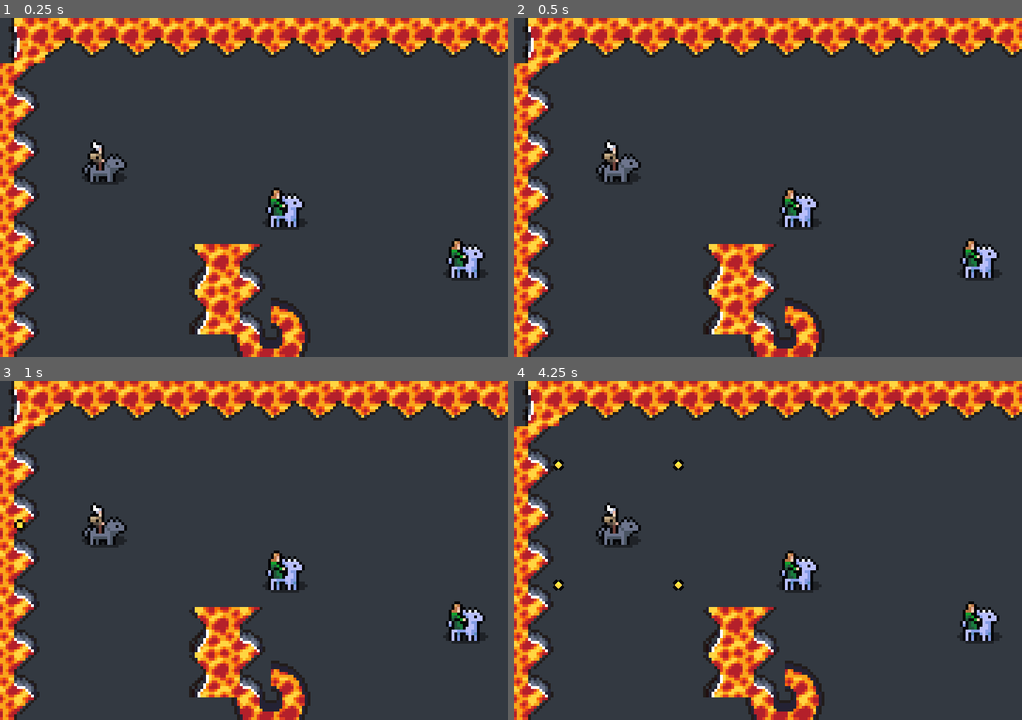
Above: before the commit, frames 1-4 (two rows, left to right).
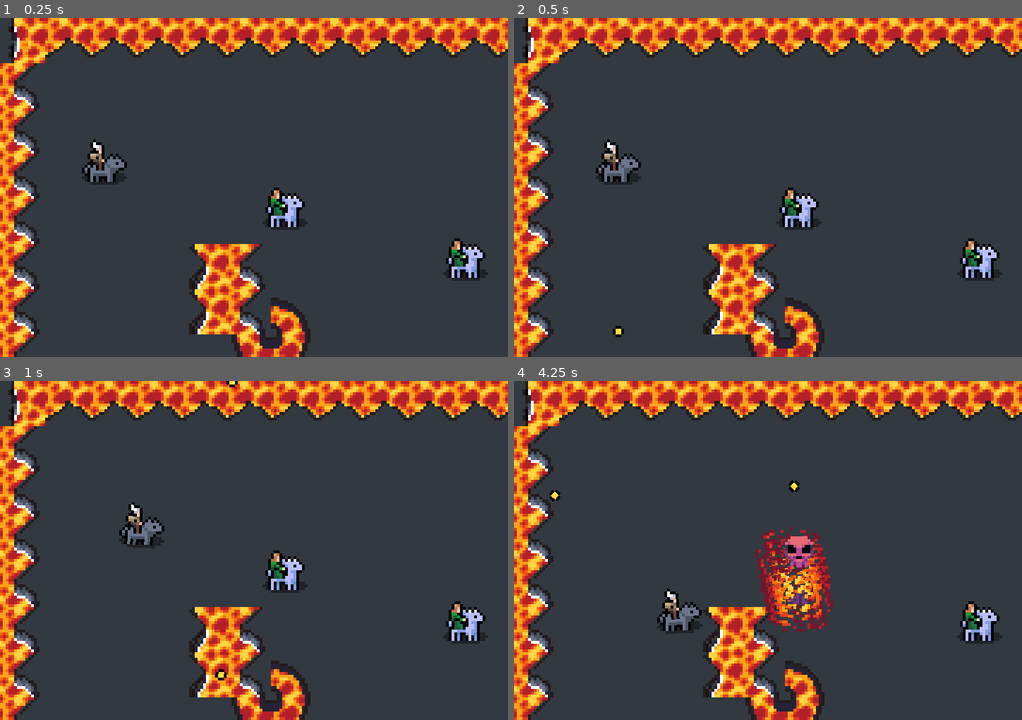
Above: after the commit, the same moments.

Repository: Snayff/not_quite_paradise4
Game: Godot game, scene res://world.tscn
Two runs of this game, one before a commit and one after it. Both use one fixed random seed, a clock stepped at 60 frames per second and the inputs below.
Inputs (mouse positions are in pixels of both pictures, inside the frame that each line leads up to):
- Up to frame 1 (0.25 s): no input
- Up to frame 2 (0.5 s): no input
- Up to frame 3 (1 s): tap Enter at 0.5 s; move the mouse to (365, 533) at 0.52 s; click (365, 533) at 0.67 s
- Up to frame 4 (4.25 s): drag from (666, 567) to (559, 465) at 1.27 s; move the mouse to (818, 475) at 2.02 s; click (818, 475) at 2.17 s; drag from (742, 618) to (559, 584) at 2.77 s; move the mouse to (920, 601) at 3.52 s; click (920, 601) at 3.67 s

Frame 1 is identical in both runs. In frame 2, less than 0.1% of the frame differs, in the area x 19-22%, y 90-95%; in frame 3, 1.6%; in frame 4, 4.7%, in the area x 6-63%, y 23-75%.

Commit message:
added player movement

Diff:
--- a/scenes/abcs/combat_active.gd
+++ b/scenes/abcs/combat_active.gd
@@ -28,7 +28,7 @@
 
 @export_category("Travel")
 @export var _delivery_method: Constants.EFFECT_DELIVERY_METHOD  ## how the active's effects are delivered
-@export var _travel_range: int
+@export var _travel_range: int  #FIXME: this isnt helpful for designing orbitals
 
 @export_category("Misc")
 @export var is_active: bool = true  ## whether the CombatActive is functioning or not
@@ -76,8 +76,9 @@
 	elif _delivery_method == Constants.EFFECT_DELIVERY_METHOD.orbital:
 		if _orbiter is ProjectileOrbiterComponent:
 			var projectile = _create_orbital()
-			projectile.died.connect(_orbiter.remove_projectile.bind(projectile))
-			_orbiter.add_projectile(projectile)
+			if projectile != null:
+				projectile.died.connect(_orbiter.remove_projectile.bind(projectile))
+				_orbiter.add_projectile(projectile)
 
 		else:
 			push_error("CombatActive: `_projectile_position` not defined.")
@@ -94,15 +95,21 @@
 
 	return projectile
 
+## creates an orbital projectile in the _orbiter component.
+##
+## returns null if could not create, e.g. if already at max orbitals
 func _create_orbital()  -> VisualProjectile:
-	var projectile: VisualProjectile = _projectile_spawner.spawn_scene(_creator.global_position, _orbiter)
-	projectile.set_travel_range(_travel_range)
-	#projectile.set_target(target_actor, target_position)  # give both, blank one will be ignored
-	projectile.set_interaction_info(_allegiance.team, _valid_targets)
-	projectile.hit_valid_target.connect(_effect_chain.on_hit)
-	projectile.update_collisions()
+	if not _orbiter.has_max_projectiles:
+		# FIXME: collisions caused by orbitals seem to happen a shortwhile after they actually hit
+		var projectile: VisualProjectile = _projectile_spawner.spawn_scene(_creator.global_position, _orbiter)
+		projectile.set_travel_range(_travel_range)
+		projectile.set_interaction_info(_allegiance.team, _valid_targets)
+		projectile.hit_valid_target.connect(_effect_chain.on_hit)
+		projectile.update_collisions()
 
-	return projectile
+		return projectile
+	else:
+		return null
 
 
 func set_target_actor(actor: CombatActor) -> void:
@@ -111,6 +118,7 @@
 		_cooldown_timer.timeout.connect(cast)
 		target_actor.died.connect(set_target_actor.bind(null))
 	else:
-		# if no target then keep cooldown going but dont connect to the cast
-		_cooldown_timer.timeout.disconnect(cast)
+		if _cooldown_timer.is_connected("timeout", cast):
+			# if no target then keep cooldown going but dont connect to the cast
+			_cooldown_timer.timeout.disconnect(cast)
 #endregion
--- a/scenes/abcs/combat_actor.gd
+++ b/scenes/abcs/combat_actor.gd
@@ -14,7 +14,7 @@
 @onready var allegiance: Allegiance = %Allegiance
 @onready var _damage_numbers: PopUpNumbers = %DamageNumbers
 @onready var _death_trigger: DeathTrigger = $DeathTrigger
-
+@onready var _movement_component: MovementComponent = $MovementComponent
 
 
 @export var target: CombatActor:  ## TODO: remove once proper targeting is in
@@ -24,31 +24,46 @@
 @export_category("Physics")
 @export var _linear_damp: float = 5
 @export var _mass: float = 100
+@export var _is_player: bool = false  ## if the actor is player controlled
+
+
+var force: Vector2 = Vector2.ZERO  # TODO: as it is passed up it shoudl be asignal
 
 
 func _ready() -> void:
 	linear_damp = _linear_damp
 	mass = _mass
+	lock_rotation = true
+
 	update_collisions()
 
+
+	# UPDATE CHILDREN
 	if _health is ResourceComponent:
 		_health.value_decreased.connect(_on_hit_flash.activate.unbind(1))  # activate flash on hit
 		_health.emptied.connect(func(): died.emit())  # inform of death when empty
 
+	if _movement_component is MovementComponent:
+		_movement_component.is_attached_to_player = _is_player
+
+	# CONNECT ALL SIGNALS
 	# connect target_changed to all CombatActive children
 	for child in get_children():
 		if child is CombatActive:
 			if not target_changed.is_connected(child.set_target_actor):
 				target_changed.connect(child.set_target_actor)
-
 	target_changed.emit(target)
 	_health.value_decreased.connect(_damage_numbers.display_number)
 	_death_trigger.died.connect(func(): died.emit())
 
 func _integrate_forces(state: PhysicsDirectBodyState2D) -> void:
 	# stop sprite spinning
-	#rotation_degrees = 0
-	pass
+	rotation_degrees = 0  #FIXME: doesnt seem to work
+	angular_velocity = 0
+	global_rotation_degrees = 0
+
+	if force != Vector2.ZERO:
+		apply_central_impulse(force)
 
 ## updates all collisions to reflect current target, team etc.
 func update_collisions() -> void:
--- a/scenes/abcs/combat_actor.tscn
+++ b/scenes/abcs/combat_actor.tscn
@@ -10,6 +10,7 @@
 [ext_resource type="Script" path="res://scripts/components/functionals/tags.gd" id="8_5531i"]
 [ext_resource type="Script" path="res://scenes/components/pop_up_numbers.gd" id="9_xcpun"]
 [ext_resource type="FontFile" uid="uid://xfatb788yq6e" path="res://assets/fonts/SinsGold.ttf" id="10_nqnyt"]
+[ext_resource type="Script" path="res://scripts/components/functionals/movement.gd" id="11_ev8jy"]
 
 [sub_resource type="SpriteFrames" id="SpriteFrames_vxvtc"]
 resource_local_to_scene = true
@@ -32,8 +33,6 @@
 can_sleep = false
 lock_rotation = true
 script = ExtResource("1_7c8xu")
-_linear_damp = null
-_mass = null
 
 [node name="CollisionShape2D" type="CollisionShape2D" parent="."]
 
@@ -97,3 +96,6 @@
 script = ExtResource("9_xcpun")
 _root = NodePath("..")
 _font = ExtResource("10_nqnyt")
+
+[node name="MovementComponent" type="Node2D" parent="."]
+script = ExtResource("11_ev8jy")
--- a/scenes/abcs/physical_projectile.gd
+++ b/scenes/abcs/physical_projectile.gd
@@ -177,7 +177,6 @@
 func update_collisions() -> void:
 	Utility.update_hitbox_hurtbox_collision(hitbox, team, valid_effect_chain_target, _target_actor)
 	Utility.update_body_collisions(self, team, valid_collision_target, _target_actor)
-	pass
 
 func enable() -> void:
 	process_mode = Node.PROCESS_MODE_PAUSABLE
--- a/scenes/abcs/physical_projectile.tscn
+++ b/scenes/abcs/physical_projectile.tscn
@@ -23,7 +23,7 @@
 
 [node name="CollisionShape2D" type="CollisionShape2D" parent="."]
 
-[node name="MovementComponent" type="Node" parent="." node_paths=PackedStringArray("root")]
+[node name="MovementComponent" type="Node2D" parent="." node_paths=PackedStringArray("root")]
 unique_name_in_owner = true
 script = ExtResource("3_r7m4a")
 root = NodePath("..")
--- a/scenes/abcs/visual_projectile.tscn
+++ b/scenes/abcs/visual_projectile.tscn
@@ -35,6 +35,6 @@
 unique_name_in_owner = true
 script = ExtResource("4_nwywe")
 
-[node name="MovementComponent" type="Node" parent="."]
+[node name="MovementComponent" type="Node2D" parent="."]
 unique_name_in_owner = true
 script = ExtResource("6_a0r7r")
--- a/scenes/combat_actives/circling_stars.tscn
+++ b/scenes/combat_actives/circling_stars.tscn
@@ -8,13 +8,17 @@
 [node name="CirclingStars" node_paths=PackedStringArray("_orbiter") instance=ExtResource("1_bejtl")]
 _orbiter = NodePath("ProjectileOrbiterComponent")
 _valid_targets = 2
-_travel_range = 1000
+_travel_range = 200
+
+[node name="CooldownTimer" parent="." index="0"]
+wait_time = 0.3
 
 [node name="ProjectileSpawner" parent="." index="1"]
 scene = ExtResource("2_n4c11")
 
 [node name="ProjectileOrbiterComponent" type="Node2D" parent="." index="2"]
 script = ExtResource("2_lj7jl")
+_orbit_scale = 60.0
 
 [node name="EffectChain" type="Node" parent="." index="3"]
 script = ExtResource("4_nd7yx")
--- a/scenes/combat_actors/horsey_rider.tscn
+++ b/scenes/combat_actors/horsey_rider.tscn
@@ -71,3 +71,6 @@
 
 [node name="DamageNumbers" parent="." index="12"]
 position = Vector2(0, -8)
+
+[node name="MovementComponent" parent="." index="13" node_paths=PackedStringArray("root")]
+root = NodePath("..")
--- a/scenes/combat_actors/wolf_rider.tscn
+++ b/scenes/combat_actors/wolf_rider.tscn
@@ -43,8 +43,6 @@
 radius = 7.0
 
 [node name="WolfRider" instance=ExtResource("1_m432m")]
-_linear_damp = null
-_mass = null
 
 [node name="CollisionShape2D" parent="." index="0"]
 shape = SubResource("CircleShape2D_nvgpk")
@@ -76,3 +74,6 @@
 _creator = NodePath("..")
 _allegiance = NodePath("../Allegiance")
 _delivery_method = 2
+
+[node name="MovementComponent" parent="." index="15" node_paths=PackedStringArray("root")]
+root = NodePath("..")
--- a/scripts/components/functionals/movement.gd
+++ b/scripts/components/functionals/movement.gd
@@ -1,13 +1,14 @@
 ## apply movement to the attached node
 @icon("res://assets/node_icons/move.png")
 class_name MovementComponent
-extends Node
+extends Node2D
 
 #region EXPORTS
 @export_category("Component Links")
 @export var root: Node2D  ## physical or non physical node. Rigidbody2D is the only physical node handled.
 @export var _travel_resource: ResourceComponent  ## the resource drained when the parent is moved
 @export_category("Config")
+@export_range(0, 0, 1, "or_greater") var _amount_drained_on_move: float = 0  ## how much of the resource is drained per pixel moved
 #endregion
 
 
@@ -17,13 +18,16 @@
 var target_position: Vector2  ## the position being targeted.
 # internals
 var direction: Vector2  ## direction towards target
+var _distance_to_target: float  ## how far we are from the target
 var _movement_update_type: Constants.MOVEMENT_UPDATE_TYPE = Constants.MOVEMENT_UPDATE_TYPE.physics  ## updated based on type of root node
 var _previous_position: Vector2 = Vector2.ZERO  ## the position we were at on the previous frame
+var is_attached_to_player: bool = false  ## if this component is attached to the player. determines some behaviours.
 # physics only
-var force_magnitude: float
+var force_magnitude: float = 50
 # transform only
 var move_speed: float = 100
 var acceleration: float  = 2
+
 #endregion
 
 
@@ -39,18 +43,20 @@
 
 
 func _process(delta: float) -> void:
+	_handle_input()
+
 	# update travel resource; if empty it may auto self-destruct, based on [DeathTrigger] settings.
 	if _travel_resource is ResourceComponent:
 		if _previous_position == Vector2.ZERO:
 			_previous_position = root.global_position
 		else:
-			var travelled: float = root.global_position.distance_to(_previous_position)
-			_travel_resource.decrease(travelled)
+			var travelled: float = _previous_position.distance_to(root.global_position)
+			_travel_resource.decrease(travelled * _amount_drained_on_move)
 			_previous_position = root.global_position
 
 	# move the root
 	if (is_instance_valid(target_actor) or target_position != Vector2.ZERO) and _movement_update_type == Constants.MOVEMENT_UPDATE_TYPE.transform:
-		_update_direction()
+		_update_relation_to_target()
 		var movement: Vector2 = direction * move_speed
 		root.global_position = root.global_position.lerp(root.global_position + movement, delta * acceleration)
 
@@ -59,19 +65,49 @@
 	# meaning we just send it the info it needs.
 	# NOTE: should this be a signal, as signal up?
 	if (is_instance_valid(target_actor) or target_position != Vector2.ZERO) and _movement_update_type == Constants.MOVEMENT_UPDATE_TYPE.physics:
-		_update_direction()
-		var force = direction * force_magnitude
+		_update_relation_to_target()
+		var force = direction * force_magnitude * min(_distance_to_target, 1)  # get slower as we near target
 		root.force = force
 
 		# rotate towards target
 		root.rotation = direction.angle()
 
-func _update_direction() -> void:
+	# if we are using physics, apply friction
+	if _movement_update_type == Constants.MOVEMENT_UPDATE_TYPE.physics:
+
+		# if nearly at 0 then zero off to prevent jittering
+		if root.force.is_zero_approx():
+			root.force = Vector2.ZERO
+		else:
+			var force_sign = root.force.sign()
+			var gravity = force_sign * Vector2(Constants.FRICTION, Constants.FRICTION)
+			var new_x = 0
+			var new_y = 0
+			if force_sign.x > 0:
+				new_x = clampf(root.force.x - gravity.x, 0, root.force.x)
+				new_y = clampf(root.force.y - gravity.y, 0, root.force.y)
+			else:
+				new_x = clampf(root.force.x - gravity.x, root.force.x, 0)
+				new_y = clampf(root.force.y - gravity.y, root.force.y, 0)
+			root.force = Vector2(new_x, new_y)
+
+
+
+func _handle_input() -> void:
+	if is_attached_to_player:
+		if Input.is_mouse_button_pressed(MOUSE_BUTTON_LEFT):
+			target_actor = null
+			target_position = get_global_mouse_position()
+
+## update the values regarding the roots position relative to the target, such as [direction] and [distance_to_target].
+func _update_relation_to_target() -> void:
 	if target_actor is CombatActor:
 		direction = root.global_position.direction_to(target_actor.global_position)
+		_distance_to_target = root.global_position.distance_to(target_actor.global_position)
 
 	elif  target_position != Vector2.ZERO:
 		direction =  root.global_position.direction_to(target_position)
+		_distance_to_target = root.global_position.distance_to(target_position)
 
 	# dont change direction if we dont have someone or something to aim for
 	else:
--- a/scripts/components/functionals/orbiter.gd
+++ b/scripts/components/functionals/orbiter.gd
@@ -33,6 +33,11 @@
 	get:
 		return _projectiles.size()
 var _points: Array = []
+var has_max_projectiles: bool:
+	set(value):
+		push_error("ProjectileOrbiterComponent: Can't set `has_max_projectiles` directly.")
+	get:
+		return _num_projectiles == _max_projectiles
 
 #endregion
 
--- a/scripts/singletons/constants.gd
+++ b/scripts/singletons/constants.gd
@@ -1,6 +1,6 @@
 extends Node
 
-const  COMBAT_INIT_TIME: float = 0.5  # num seconds to allow everything to load in combat. some components trigger before others have setup properly, so use this delay.
+const FRICTION: float = 10.3 ## the reduction in force applied to a physics object when new force not being applied
 
 ## the team the entity is on
 enum TEAM {
--- a/world.tscn
+++ b/world.tscn
@@ -66,6 +66,9 @@
 collision_mask = 1
 linear_damp = 999999.0
 target = NodePath("../HorseyRider")
+_linear_damp = 3.0
+_mass = 5.0
+_is_player = true
 
 [node name="HorseyRider" parent="." instance=ExtResource("6_d7rtk")]
 position = Vector2(165, 85)
@@ -78,3 +81,5 @@
 collision_layer = 1
 collision_mask = 1
 linear_damp = 999999.0
+
+[editable path="WolfRider"]
Not shown: 1 places in scenes/abcs/combat_actor.tscn that only renumber resources
Not shown, changed: todo.txt
